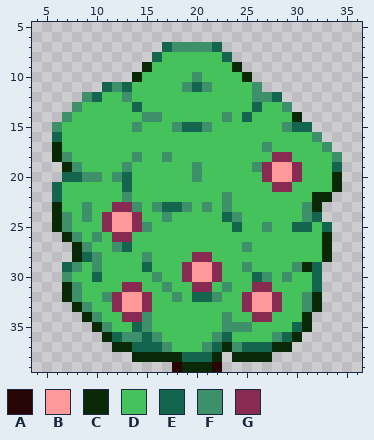
Pixel-art file -- graphics/map slices/tree 1.aseprite. The first picture shows the starting point.
40x40 pixels, 1 frame. Shown: x 4..36, y 5..39.
Palette (. is transparent): A #280505  B #ff9999  C #092805  D #46c25c  E #14654d  F #3e906a  G #882a52
Pixels before, first column x 6:
 7 ...........EFFFFE............
 8 ..........EDDDDDDE...........
 9 .........CDDDDDDDDC..........
10 ........CDDDDDFDDDDC.........
11 .....EFEDDDDDFEFDDDDF........
12 ...FEDDFDDDDDDDDDDDDFFE......
13 ..FDDDDDEDDDDDDDDDDDEDDF.....
14 .FDDDDDDDFFDDDDDDFDEDDDDC....
15 FDDDDDDDFDDDFEEFDDDDDDDFEE...
16 EDDDDDDDDDDDDDDDDDDDDDDDDDF..
17 CDDDDDDDDDDDDDDDDDDDDFDDDDDF.
18 CFDDDDDDFDDFDDDDDDDDDDGGDDDDF
19 .CFDDDDFDDDDDDFDDDDDFGBBGDDDE
20 .EEFFDFEDDDDDDFDDDDDDGBBGDDDC
21 EDDDDDDEDDDDDDDDDDDDDDGGDDDDC
22 EDDDDDDFDDDDDDDDDFDDDDDDDDCC.
23 CDDFDDGGFDFEEFDFDFDDDDDDDFC..
24 CFDFDGBBGDDFDDDDDEFDDDDDDFE..
25 CFDDDGBBGFDDDDDDDDEDDFDDEEDE.
26 .CFDFDGGDDDDDDDDDDDDDDDDDDDC.
27 ..CFDDFEDDDDDDDDDDDFDDDDDDDC.
28 ..CEFDDDDFDDDDGGDDDDDDDDDDDC.
29 .EFDFDDDDEDDDGBBGDDFDDDDFCE..
30 .FDDEDDDDDFDDGBBGDDDEFDFDDE..
31 .CFDDDDGGDDFDDGGDFDDGGDDDDE..
32 .CFDDFGBBGDDFDEEFDDGBBGDDFC..
33 ..CFDDGBBGDDDDDDDDDGBBGDDFC..
34 ...CFDDGGFDDDDDDDFDDGGDDDC...
35 ....CFDDEFDDDDDDDFFFDDDDEC...
36 .....CEFFEFDDDDDFEDDDDFEC....
37 ......CCEEEFDDDFECFEEECC.....
38 ........CCCCCEEEC.CCCC.......
39 ............ACCCA............
Now the later version:
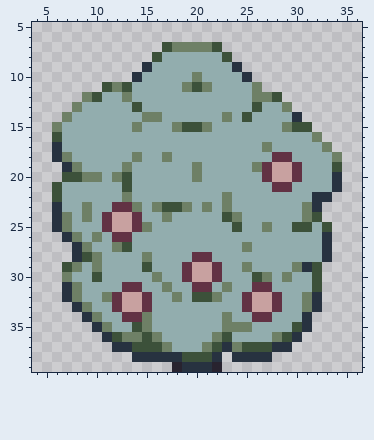
The exact change:
{"colour":"A","old":"#280505","new":"#28232f"}
{"colour":"B","old":"#ff9999","new":"#c8a1a0"}
{"colour":"C","old":"#092805","new":"#273240"}
{"colour":"D","old":"#46c25c","new":"#92adae"}
{"colour":"E","old":"#14654d","new":"#3c513a"}
{"colour":"F","old":"#3e906a","new":"#6e8066"}
{"colour":"G","old":"#882a52","new":"#623244"}
